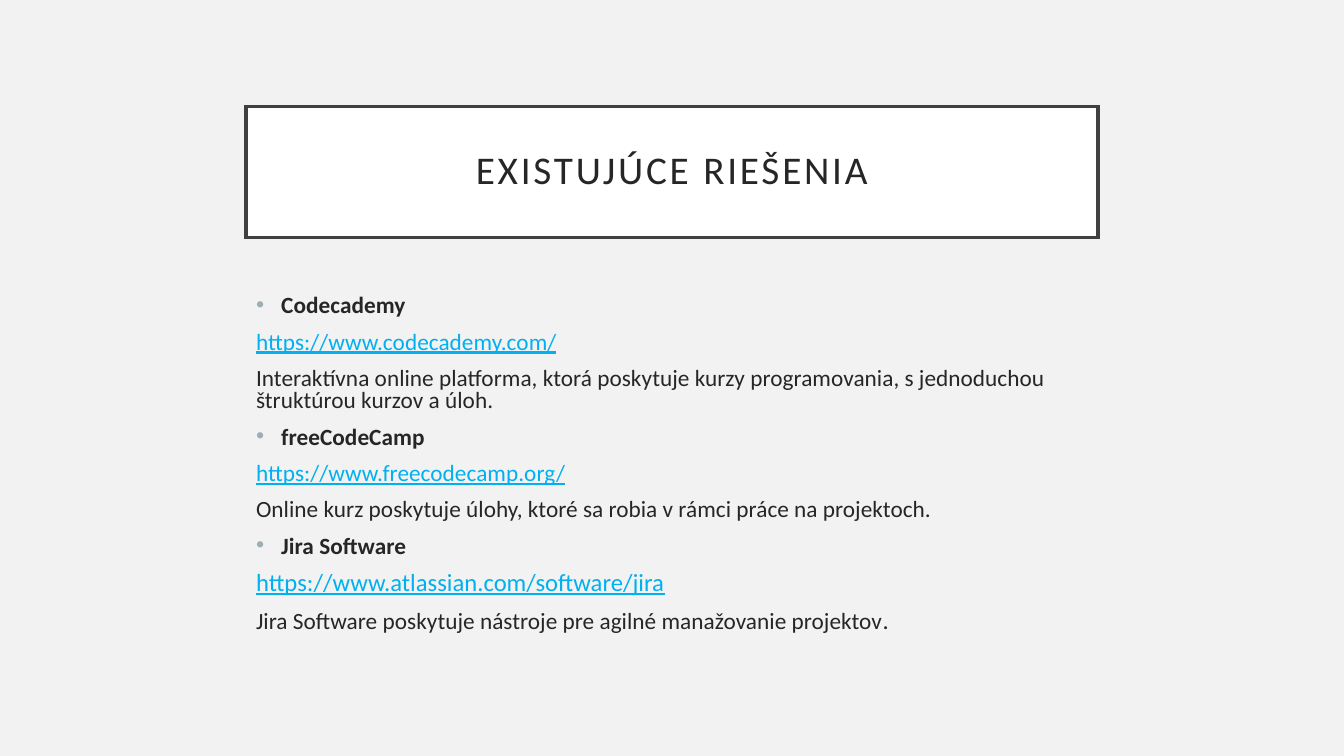
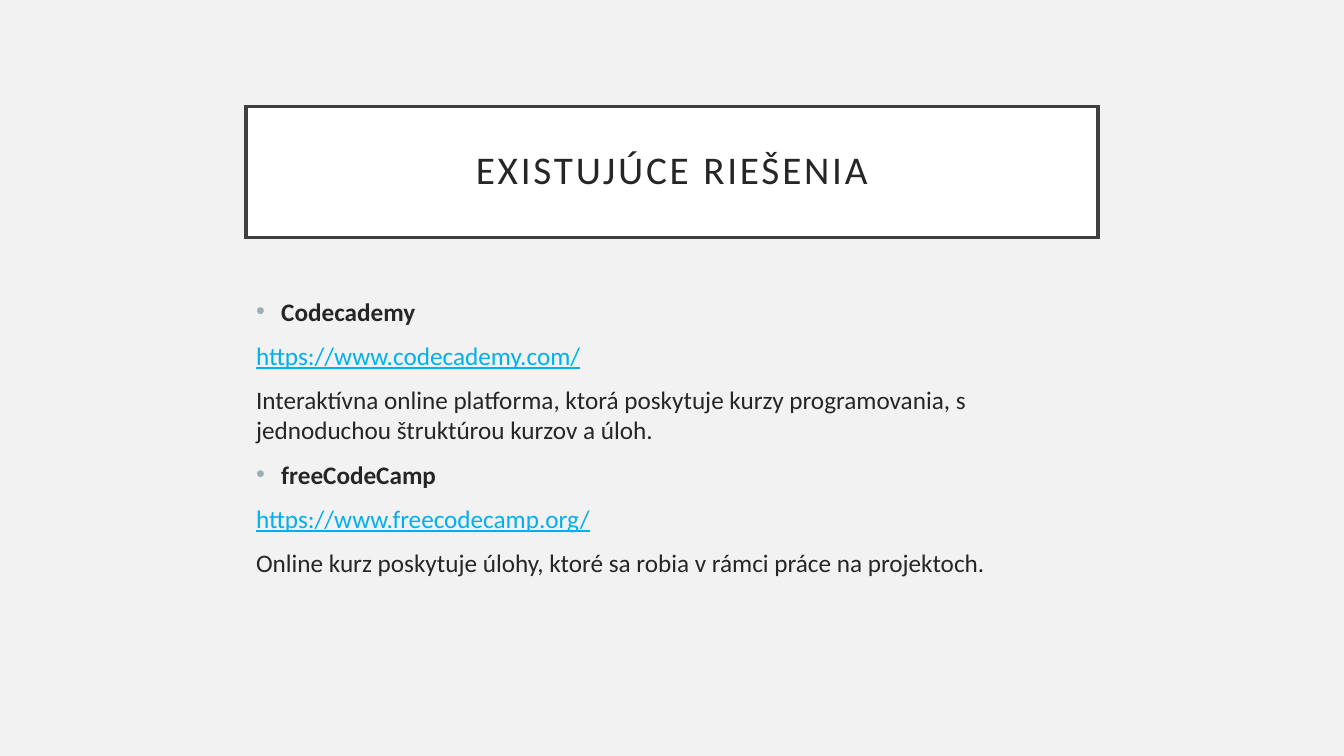
Before and after one commit to toma-s/agile-xp, a slide deck: slide 5 of thesis/Sources.pptx. Drawn at 1344x756 pixels with LibreOffice and Linux fonts; fonts in the diff are those of the drawing. Boxes give left, top, right and bottom in pixels: in the first picture for what was removed or moved away, otherwise in the second. Text is boxed around its words. In the diff, an @@ line names an element or a change of style, - is before the commit and + after.

```diff
--- a/thesis/Sources.pptx
+++ b/thesis/Sources.pptx
@@ text "Codecademy" at bbox=[256, 303, 984, 577]: size 16.6 to 18 pt; line spacing 0.8 to 1 @@
@@ text at bbox=[256, 537, 882, 633]: paragraphs removed @@
-• Jira Software
-https://www.atlassian.com/software/jira
-Jira Software poskytuje nástroje pre agilné manažovanie projektov.
```
Also in this commit, not shown: 3 other slides changed, 1 other file.
